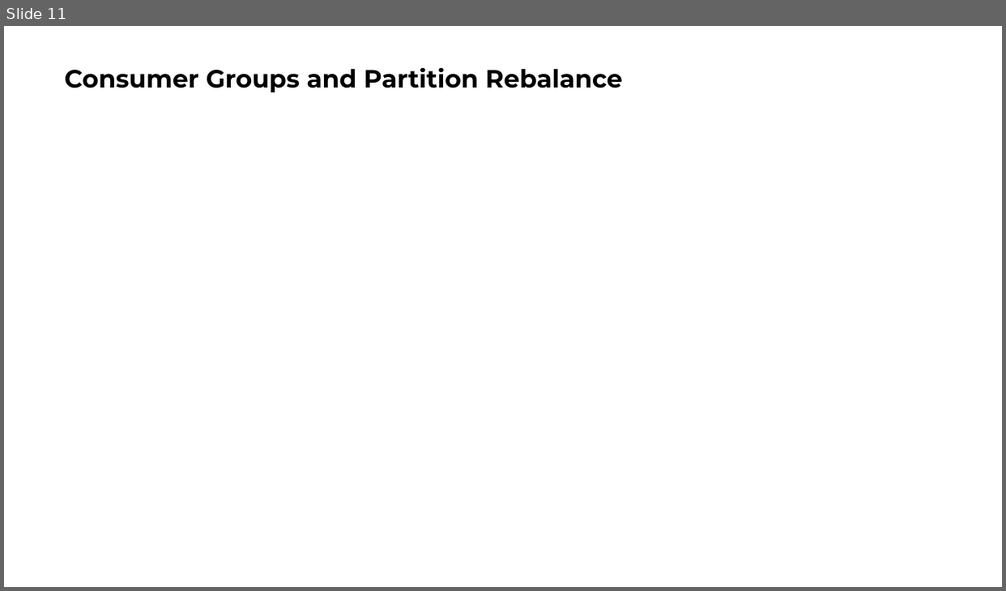
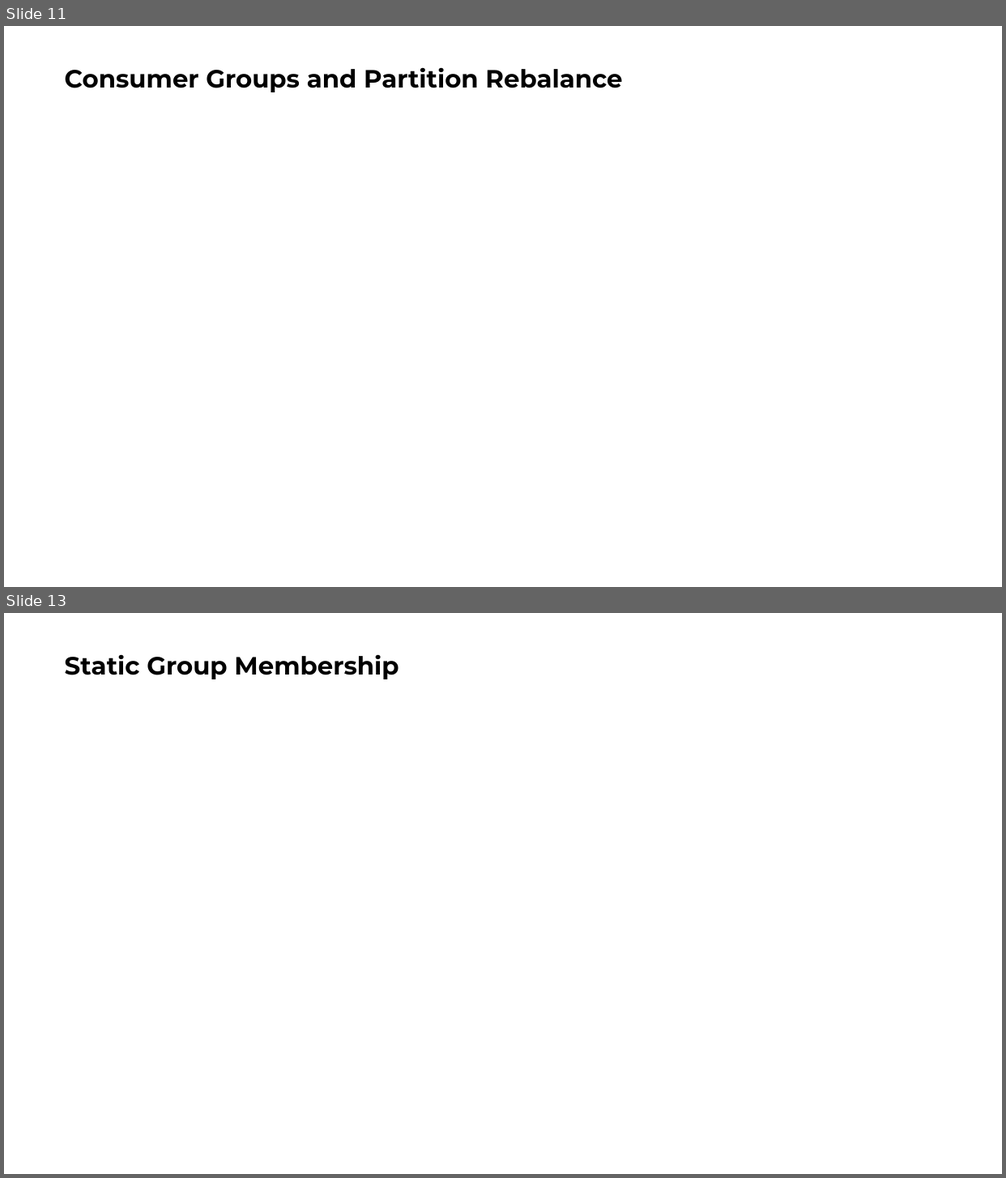
Before and after one commit to ngoctd314/books-note, a slide deck: Kafka Definitive Guide.pptx. Shown one above the other, each under a label of ours: slide 11 before the commit, slides 11 and 13 after it; the slides between them are not shown. The pictures are 1006x591 and 1006x1178 pixels, drawn with LibreOffice and Linux fonts; fonts in the diff are those of the drawing. Boxes give left, top, right and bottom in pixels: in the first picture for what was removed or moved away, otherwise in the second. Text is boxed around its words. In the diff, an @@ line names an element or a change of style, - is before the commit and + after.

```diff
--- a/Kafka Definitive Guide.pptx
+++ b/Kafka Definitive Guide.pptx
@@ slide 13 added at (4,613,1002,1174), background #FFFFFF @@
@@ title added at (65,654,398,679), 24 pt, text #000000, bold @@
+Static Group Membership
```
Also in this commit, not shown: 1 other slide added, 8 other files.
